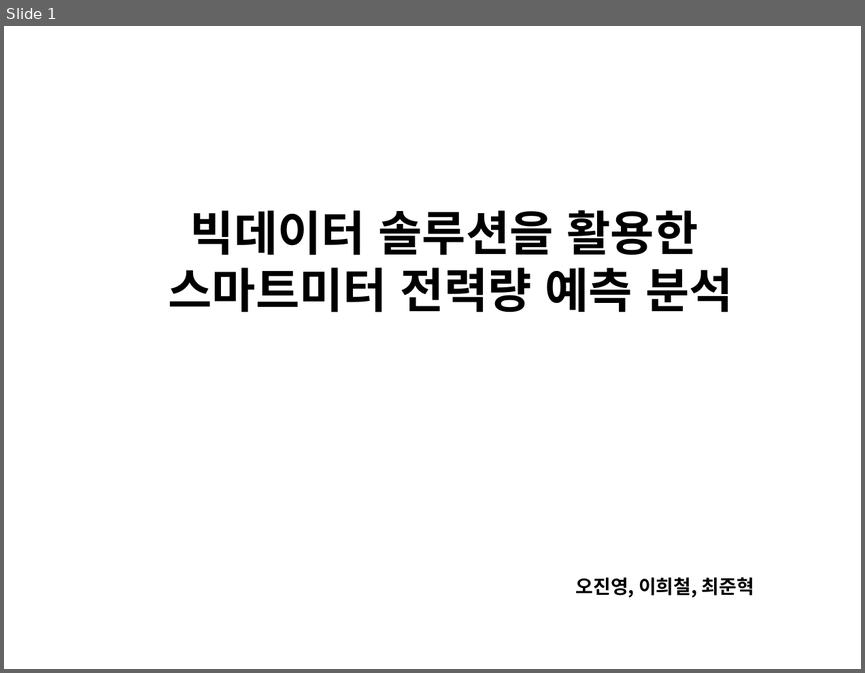
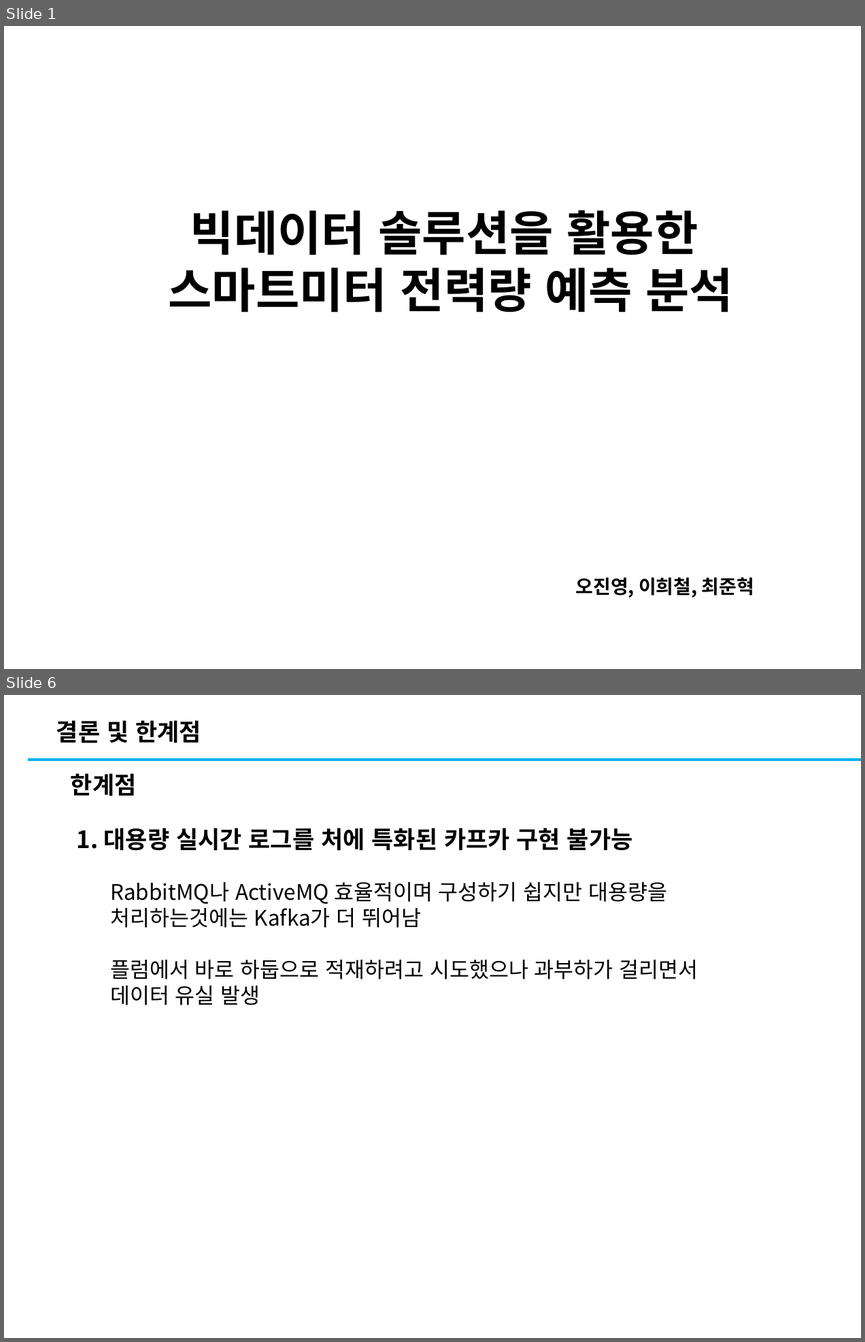
Before and after one commit to Heechul90/BigData_Project, a slide deck: 보고서/보고서_뒷부분.pptx. Shown one above the other, each under a label of ours: slide 1 before the commit, slides 1 and 6 after it; the slides between them are not shown. The pictures are 865x673 and 865x1342 pixels, drawn with LibreOffice and Linux fonts; fonts in the diff are those of the drawing. Boxes give left, top, right and bottom in pixels: in the first picture for what was removed or moved away, otherwise in the second. Text is boxed around its words. In the diff, an @@ line names an element or a change of style, - is before the commit and + after.

```diff
--- a/보고서/보고서_뒷부분.pptx
+++ b/보고서/보고서_뒷부분.pptx
@@ slide 6 added at bbox=[4, 695, 861, 1338], background #FFFFFF @@
@@ text added at bbox=[56, 720, 201, 743], 20 pt, text #000000, bold @@
+결론 및 한계점
@@ line added from (28, 760) to (861, 760), #00B0F0 2.25 pt @@
@@ text added at bbox=[71, 773, 137, 796], 20 pt, text #000000, bold @@
+한계점
@@ text added at bbox=[77, 828, 633, 850], 20 pt, text #000000, bold @@
+1. 대용량 실시간 로그를 처에 특화된 카프카 구현 불가능
@@ text added at bbox=[110, 882, 698, 1005], 18 pt, text #000000 @@
+RabbitMQ나 ActiveMQ 효율적이며 구성하기 쉽지만 대용량을 처리하는것에는 Kafka가 더 뛰어남
+플럼에서 바로 하둡으로 적재하려고 시도했으나 과부하가 걸리면서 데이터 유실 발생
```
Also in this commit, not shown: 4 slides changed, 4 slides removed.
